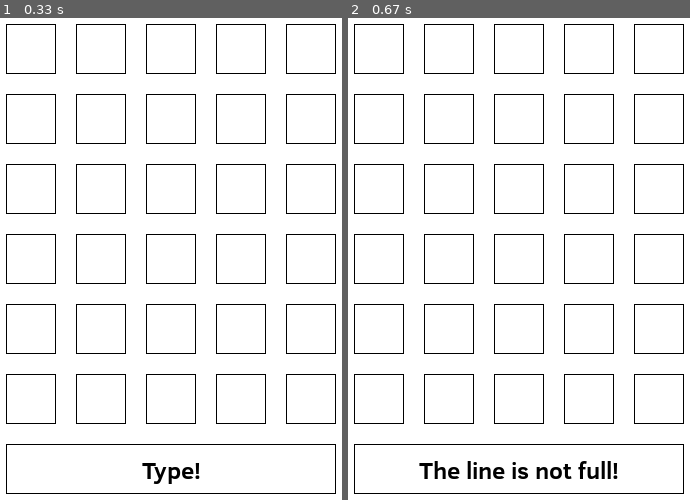
Above: before the commit, frames 1-2 (left to right).
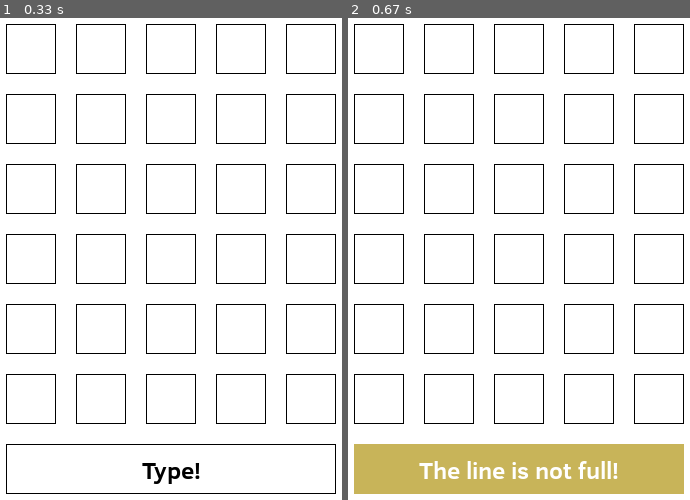
Above: after the commit, the same moments.

Repository: agr17/pygame-wordle
Game: pygame game, started from Wordle.py
Two runs of this game, one before a commit and one after it. Both use one fixed random seed, a clock stepped at 60 frames per second and the inputs below.
Inputs:
- Up to frame 1 (0.33 s): no input
- Up to frame 2 (0.67 s): tap Enter at 0.33 s

Frame 1 is identical in both runs. In frame 2, 10% of the frame differs, in the area x 1-99%, y 88-99%.

Commit message:
Added colors to the message box

Diff:
--- a/src/constants.py
+++ b/src/constants.py
@@ -35,3 +35,4 @@
 BLACK = (0, 0, 0)
 WHITE = (255, 255, 255)
 GRAY = (120,125,127)
+RED = (136, 8, 8)
--- a/src/game_state.py
+++ b/src/game_state.py
@@ -1,3 +1,5 @@
+from .constants import *
+
 # State patterm
 
 class GameState:
@@ -9,29 +11,29 @@
 class PlayingState(GameState):
     def __init__(self):
         self.text = 'Type!'
-        self.bakcground_color = (255, 255, 255)
+        self.bakcground_color = BLACK
         self.finished = False
 
 class WinState(GameState):
     def __init__(self):
         self.text = 'You win!'
-        self.bakcground_color = (0, 255, 0)
+        self.bakcground_color = GREEN
         self.finished = True
 
 class LoseState(GameState):
     def __init__(self):
         self.text = 'You lose!'
-        self.bakcground_color = (255, 0, 0)
+        self.bakcground_color = RED
         self.finished = True
 
 class ErrorFullLineState(GameState):
     def __init__(self):
         self.text = 'The line is not full!'
-        self.bakcground_color = (255, 165, 0)
+        self.bakcground_color = YELLOW
         self.finished = False
 
 class ErrorWordNotFoundState(GameState):
     def __init__(self):
         self.text = 'The word is not in the list!'
-        self.bakcground_color = (255, 165, 0)
+        self.bakcground_color = YELLOW
         self.finished = False
--- a/src/text_box.py
+++ b/src/text_box.py
@@ -30,9 +30,12 @@
     def draw(self, screen):
         pygame.draw.rect(screen, WHITE, self.rect, width=0)  # delete previous text
 
-        width = floor(self.size[0]*0.005)
-        pygame.draw.rect(screen, BLACK, self.rect, width)
-        text_surface = self.base_font.render(self.box_text, True, BLACK)
+        width = 0 if self.color != BLACK else floor(self.size[0]*0.005)
+        pygame.draw.rect(screen, self.color, self.rect, width)
+
+        text_color = BLACK if self.color == BLACK else WHITE
+        text_surface = self.base_font.render(self.box_text, True, text_color)
+
         text_rect = text_surface.get_rect(center=self.rect.center)
 
         screen.blit(text_surface, text_rect)
